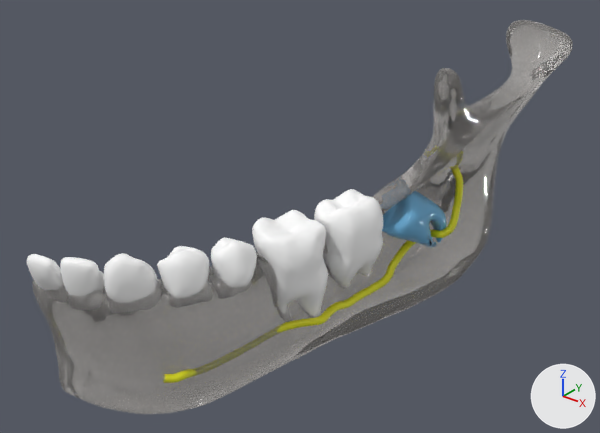
Before and after pictures for a commit that changed the glTF model models/wisdom-tooth.glb.
Camera for both pictures: a 50 mm lens placed at (0.0935, -0.157, 0.1118), pointed at (-0.0588, 0.0333, -0.0062). Every picture has the same lights, and +X, +Y and +Z are marked at lower right. The first picture is the older version. Vertices at exactly the same position are counted once.

Objects in the first picture: 'mandible left', 'nerve', 'teeth'.
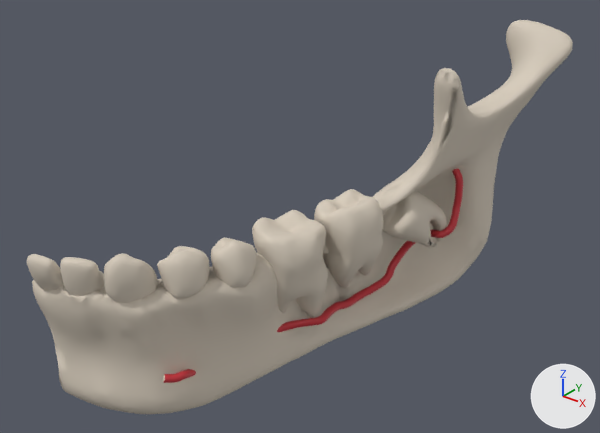
The change, as JSON lines over the scene's bpy script:
```json
{"op": "add", "block": "mat_wisdom_tooth", "code": ["mat_wisdom_tooth = principled_material('wisdom tooth')", "mat_wisdom_tooth.base_color = (0.672, 0.597, 0.497)  # pale yellow #d6cbbb", "mat_wisdom_tooth.roughness = 0.7"]}
{"op": "add", "block": "mat_bone", "code": ["mat_bone = principled_material('bone')", "mat_bone.base_color = (0.672, 0.597, 0.497)  # pale yellow #d6cbbb", "mat_bone.roughness = 0.7"]}
{"op": "add", "block": "mat_teeth", "code": ["mat_teeth = principled_material('teeth')", "mat_teeth.base_color = (0.672, 0.597, 0.497)  # pale yellow #d6cbbb", "mat_teeth.roughness = 0.7"]}
{"op": "add", "block": "mat_nerve_red", "code": ["mat_nerve_red = principled_material('nerve red')", "mat_nerve_red.base_color = (0.578, 0.0296, 0.0423)  # red #c8303a"]}
{"block": "me_model_009", "where": "me_model_009.from_pydata(...)  # 3224 vertices, 6437 faces; spans x -0.099..-0.007, y -0.042..0.122, z -0.058..0.048"}
{"op": "remove", "block": "me_model_009", "code": "me_model_009.materials.append(mat_translucent_bone)  # white #fffbf8"}
{"op": "add", "block": "me_model_009", "code": "me_model_009.materials.append(mat_bone)  # pale yellow #d6cbbb"}
{"block": "me_model_024", "where": "me_model_024.from_pydata(...)  # 7899 vertices, 15792 faces; spans x -0.0639..-0.0232, y -0.0265..0.0816, z -0.0422..0.0166"}
{"block": "me_model_024", "where": "# used by ob_nerve; location = (0.0, 0.0, 0.0)"}
{"op": "remove", "block": "me_model_024", "code": "me_model_024.materials.append(mat_translucent_bone)  # white #fffbf8"}
{"block": "me_model_024", "change": "me_model_024 part 1: all 15746 faces that had it switch from mat_nerve_yellow (yellow #e7e416) to mat_nerve_red (red #c8303a)"}
{"op": "add", "block": "me_model_024", "code": "me_model_024.materials.append(mat_bone)  # pale yellow #d6cbbb"}
{"block": "me_model_021", "where": "me_model_021.from_pydata(...)  # 3956 vertices, 7880 faces; spans x -0.0976..-0.026, y -0.0447..0.074, z -0.037..0.004"}
{"block": "me_model_021", "where": "# used by ob_teeth; location = (0.0, 0.0, 0.0)"}
{"op": "remove", "block": "me_model_021", "code": "me_model_021.materials.append(mat_translucent_bone)  # white #fffbf8"}
{"block": "me_model_021", "change": "me_model_021 part 2: all 1112 faces that had it switch from mat_jawmaster (blue #6fb3dd) to mat_wisdom_tooth (pale yellow #d6cbbb)"}
{"block": "me_model_021", "change": "me_model_021 part 3: all 6750 faces that had it switch from mat_opaquewhite_001 (white #ffffff) to mat_teeth (pale yellow #d6cbbb)"}
{"op": "add", "block": "me_model_021", "code": "me_model_021.materials.append(mat_bone)  # pale yellow #d6cbbb"}
```

What differs and where, as boxes [x1, y1, x2, y2] in the pictures (600 x 433 px):
```json
{"object": "mandible left", "change": "recoloured", "before": [32, 20, 573, 414], "after": [32, 20, 573, 414]}
{"part": 1, "of": "me_model_024", "change": "recoloured", "before": [164, 169, 463, 383], "after": [164, 169, 463, 383]}
{"part": 2, "of": "me_model_021", "change": "recoloured", "before": [382, 191, 447, 247], "after": [382, 191, 447, 247]}
{"part": 3, "of": "me_model_021", "change": "recoloured", "before": [27, 189, 383, 318], "after": [27, 189, 383, 318]}
```
